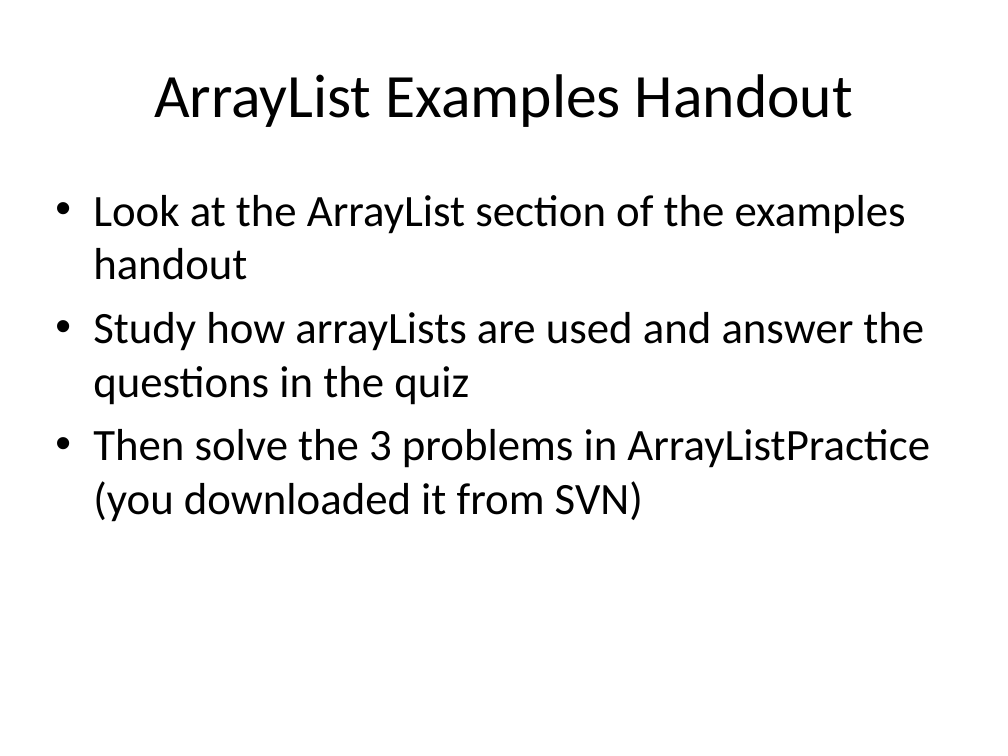
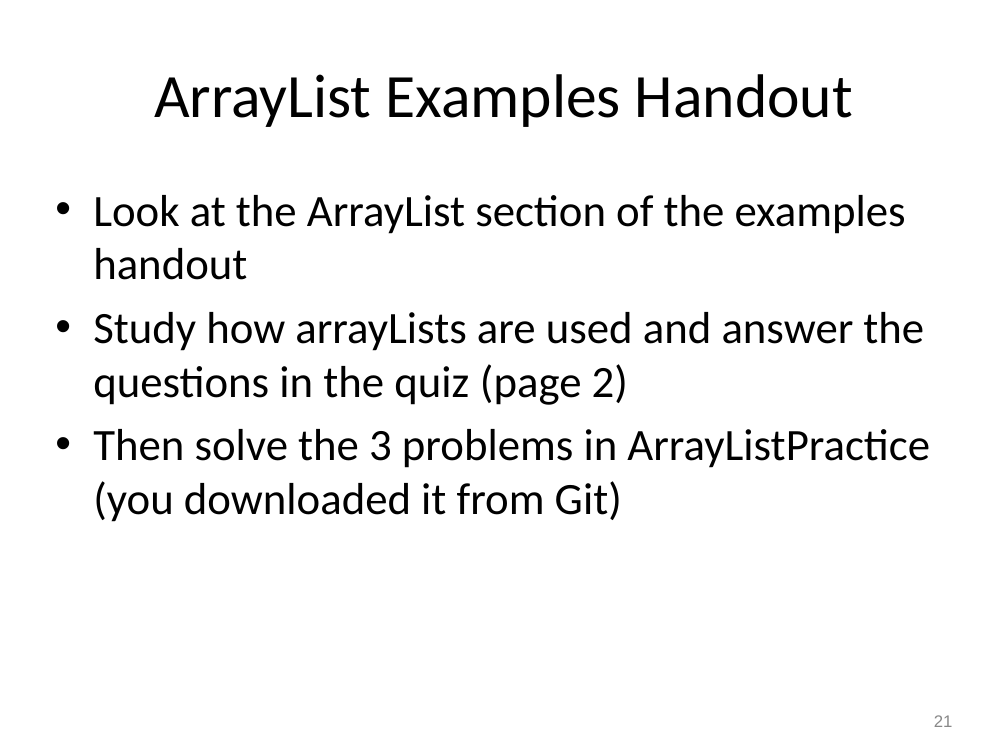
Before and after one commit to RHIT-CSSE/csse220, a slide deck: slide 21 of ClassMaterials/ArraysAndLists/Slides/Arrays and Lists.pptx (slide 19 before the commit). Drawn at 1008x756 pixels with LibreOffice and Linux fonts; fonts in the diff are those of the drawing. Boxes give left, top, right and bottom in pixels: in the first picture for what was removed or moved away, otherwise in the second. Text is boxed around its words. In the diff, an @@ line names an element or a change of style, - is before the commit and + after.

```diff
--- a/ClassMaterials/ArraysAndLists/Slides/Arrays and Lists.pptx
+++ b/ClassMaterials/ArraysAndLists/Slides/Arrays and Lists.pptx
@@ text at (93,312,930,522): text changed @@
-• Study how arrayLists are used and answer the questions in the quiz
-• Then solve the 3 problems in ArrayListPractice (you downloaded it from SVN)
+• Study how arrayLists are used and answer the questions in the quiz (page 2)
+• Then solve the 3 problems in ArrayListPractice (you downloaded it from Git)
@@ page number added at (934,715,953,727), 12 pt, text #888888 @@
+21
```
Also in this commit, not shown: 25 other slides changed, 4 slides added, 2 slides removed.
